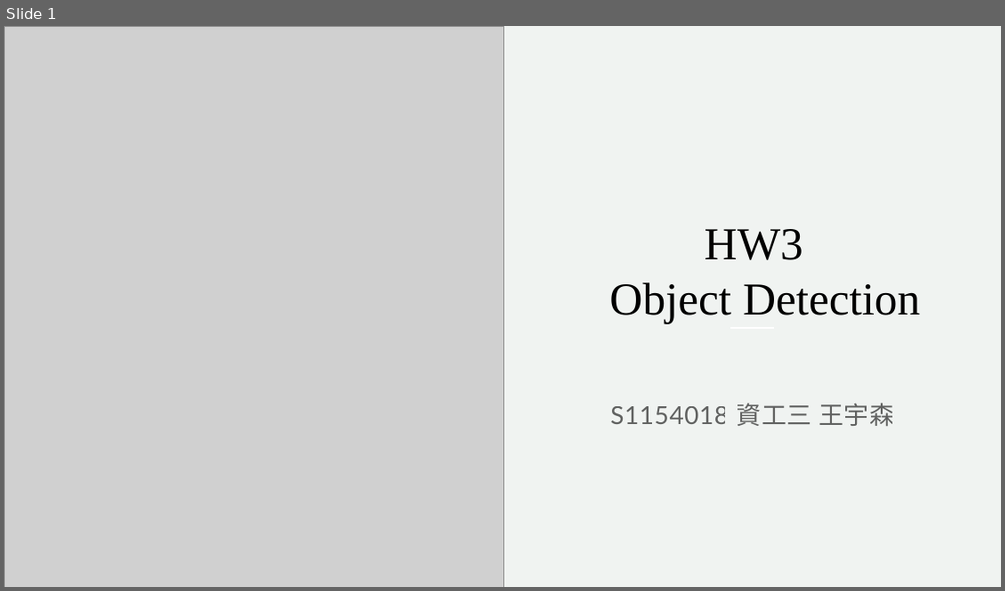
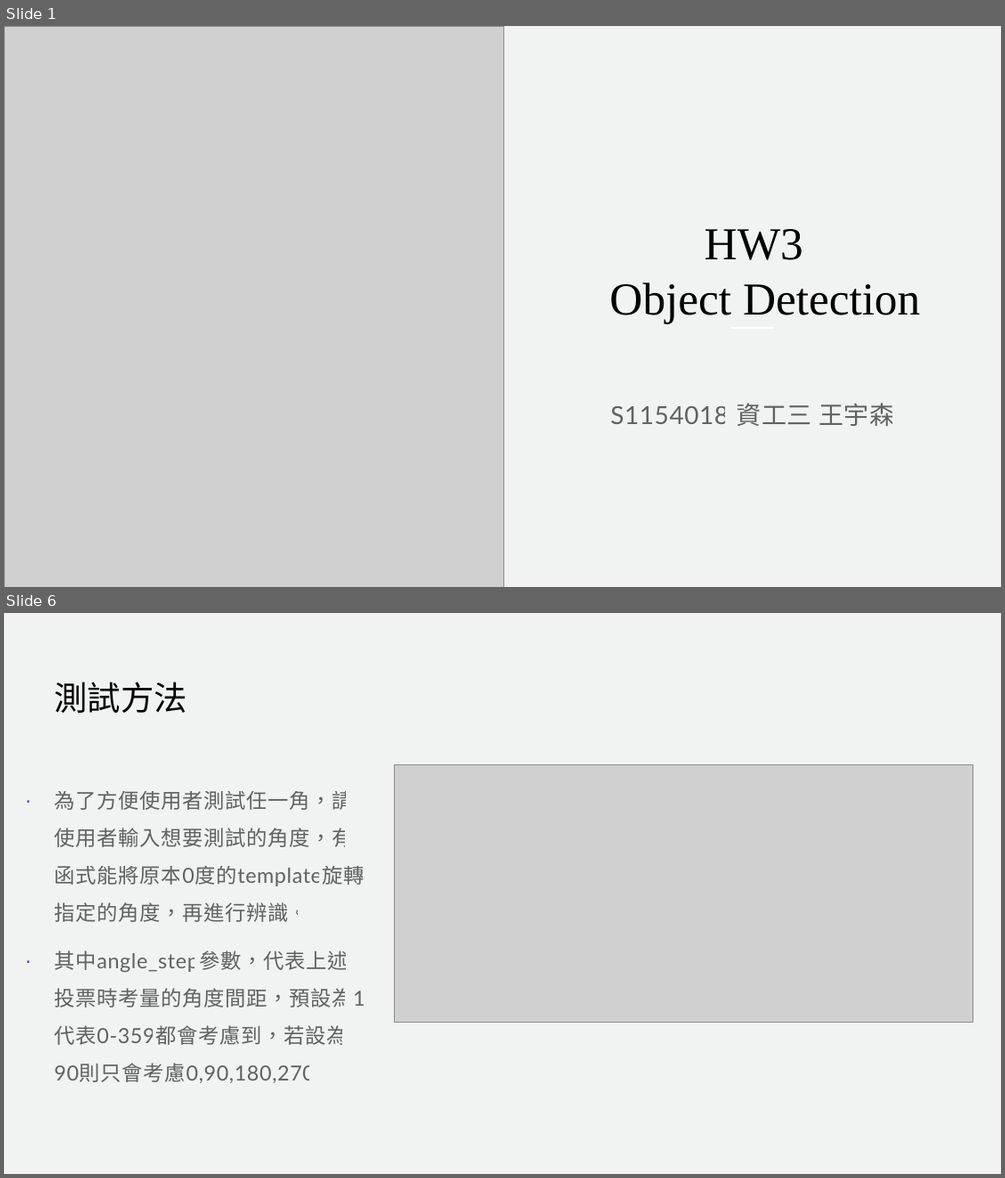
Before and after one commit to s102401002/ComputerVision2024, a slide deck: hw3/HW3_result.pptx. Shown one above the other, each under a label of ours: slide 1 before the commit, slides 1 and 6 after it; the slides between them are not shown. The pictures are 1005x591 and 1005x1178 pixels, drawn with LibreOffice and Linux fonts; fonts in the diff are those of the drawing; grey boxes stand for pictures. Boxes give left, top, right and bottom in pixels: in the first picture for what was removed or moved away, otherwise in the second. Text is boxed around its words. In the diff, an @@ line names an element or a change of style, - is before the commit and + after.

```diff
--- a/hw3/HW3_result.pptx
+++ b/hw3/HW3_result.pptx
@@ slide 6 added at (4, 613, 1001, 1174), background #F0F3F1 @@
@@ title added at (54, 682, 186, 713), 32 pt, text #000000 @@
+測試方法
@@ picture added at (395, 765, 972, 1022) @@
@@ text added at (54, 791, 364, 1083), 20 pt, text #000000 at 60% opacity @@
+· 為了方便使用者測試任一角，請使用者輸入想要測試的角度，有函式能將原本0度的template旋轉指定的角度，再進行辨識。
+· 其中angle_step參數，代表上述投票時考量的角度間距，預設為1代表0-359都會考慮到，若設為90則只會考慮0,90,180,270
```
Also in this commit, not shown: 7 other slides added, 15 slides removed, 17 other files.
